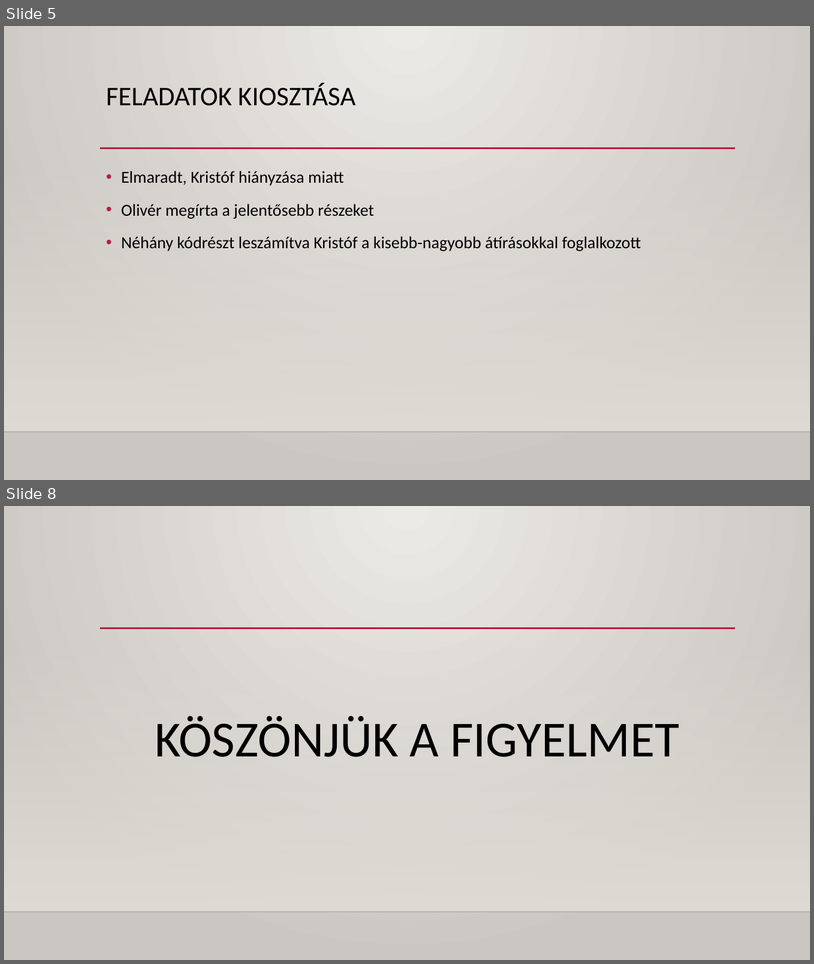
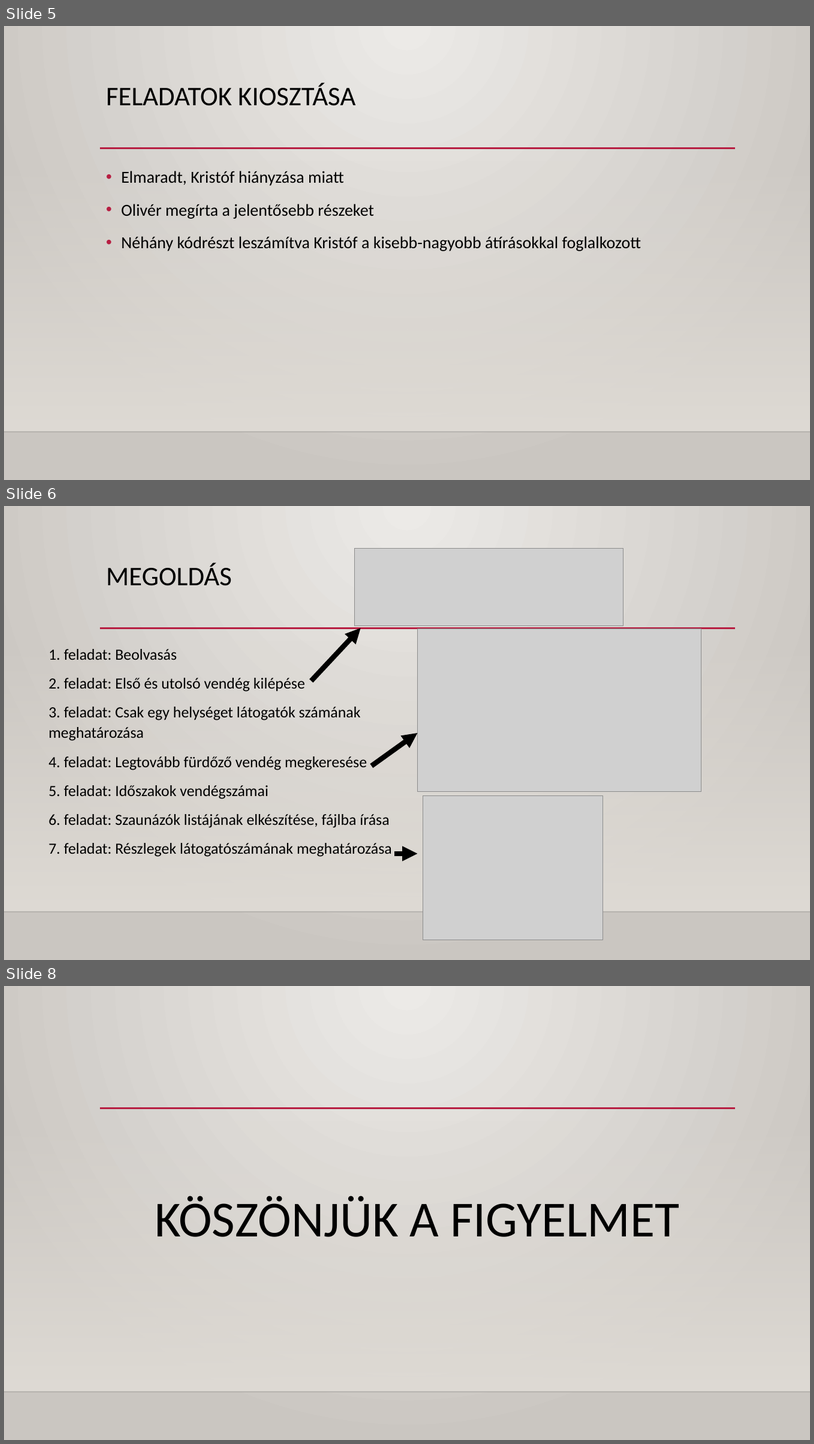
Before and after one commit to GerencserOliver/Proj1-Furdo-10A_D, a slide deck: Proj1-Furdo-10A_D.pptx. Shown one above the other, each under a label of ours: slides 5 and 8 before the commit, slides 5, 6 and 8 after it; the slides between them are not shown. The pictures are 814x964 and 814x1444 pixels, drawn with LibreOffice and Linux fonts; fonts in the diff are those of the drawing; grey boxes stand for pictures; background and template pictures are left out. Boxes give left, top, right and bottom in pixels: in the first picture for what was removed or moved away, otherwise in the second. Text is boxed around its words. In the diff, an @@ line names an element or a change of style, - is before the commit and + after.

```diff
--- a/Proj1-Furdo-10A_D.pptx
+++ b/Proj1-Furdo-10A_D.pptx
@@ slide 6 added at bbox=[4, 506, 810, 960], background gradient #ECEAE7 to #CAC7C1; not listed: 3 template elements that a slide beside it also shows @@
@@ picture added at bbox=[355, 549, 624, 625] @@
@@ title added at bbox=[106, 563, 232, 586], 32 pt, text #000000 @@
+MEGOLDÁS
@@ arrow added from (311, 681) to (361, 628), #000000 6 pt @@
@@ picture added at bbox=[418, 629, 702, 792] @@
@@ text added at bbox=[48, 649, 392, 856], 18.5 pt, text #000000 @@
+1. feladat: Beolvasás
+2. feladat: Első és utolsó vendég kilépése
+3. feladat: Csak egy helységet látogatók számának meghatározása
+4. feladat: Legtovább fürdőző vendég megkeresése
+5. feladat: Időszakok vendégszámai
+6. feladat: Szaunázók listájának elkészítése, fájlba írása
+7. feladat: Részlegek látogatószámának meghatározása
@@ arrow added from (372, 766) to (418, 733), #000000 6 pt @@
@@ picture added at bbox=[423, 796, 603, 939] @@
@@ arrow added from (395, 853) to (418, 853), #000000 6 pt @@
```
Also in this commit, not shown: 2 slides changed, 1 slide removed.
